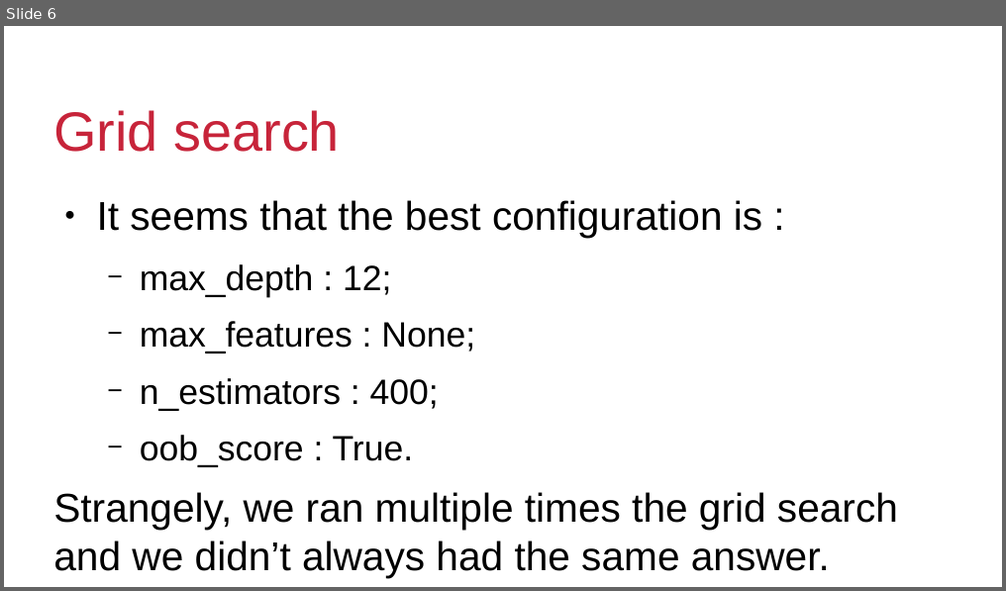
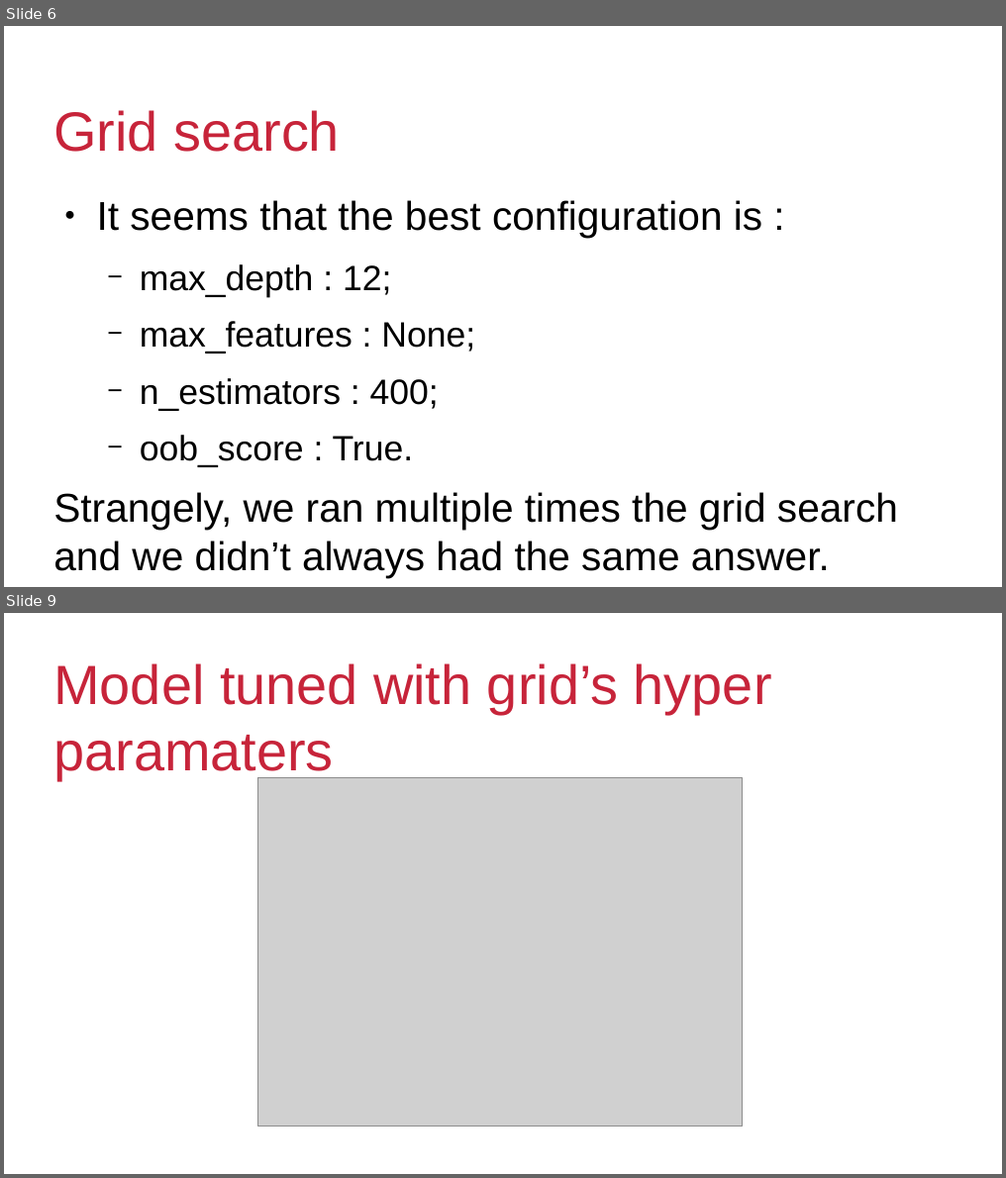
Before and after one commit to EbubekirKocadag/us-income, a slide deck: Presentation.odp. Shown one above the other, each under a label of ours: slide 6 before the commit, slides 6 and 9 after it; the slides between them are not shown. The pictures are 1006x591 and 1006x1178 pixels, drawn with LibreOffice and Linux fonts; fonts in the diff are those of the drawing; grey boxes stand for pictures; background and template pictures are left out. Boxes give left, top, right and bottom in pixels: in the first picture for what was removed or moved away, otherwise in the second. Text is boxed around its words. In the diff, an @@ line names an element or a change of style, - is before the commit and + after.

```diff
--- a/Presentation.odp
+++ b/Presentation.odp
@@ slide 9 added at box(4, 613, 1002, 1174), background #FFFFFF; not listed: 3 template elements that a slide beside it also shows @@
@@ title added at box(54, 663, 772, 780), 44 pt, text #C7243A @@
+Model tuned with grid’s hyper paramaters
@@ picture added at box(257, 777, 742, 1127) @@
```
Also in this commit, not shown: 2 slides changed, 2 other slides added, 2 slides removed, 1 other file.
